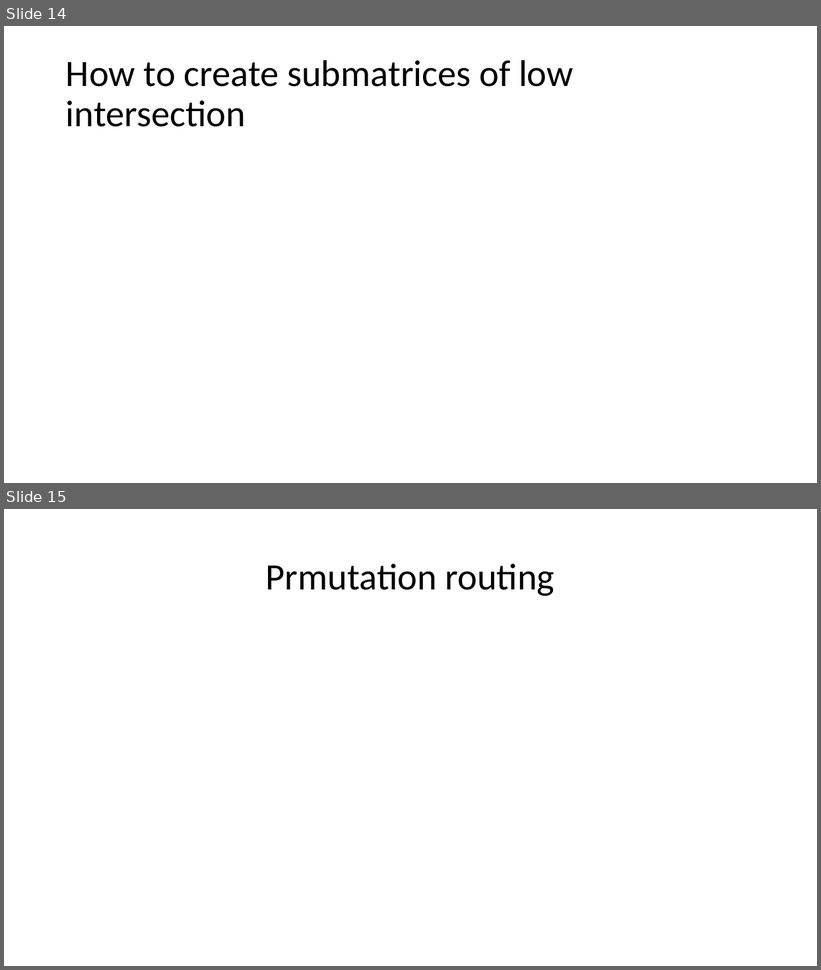
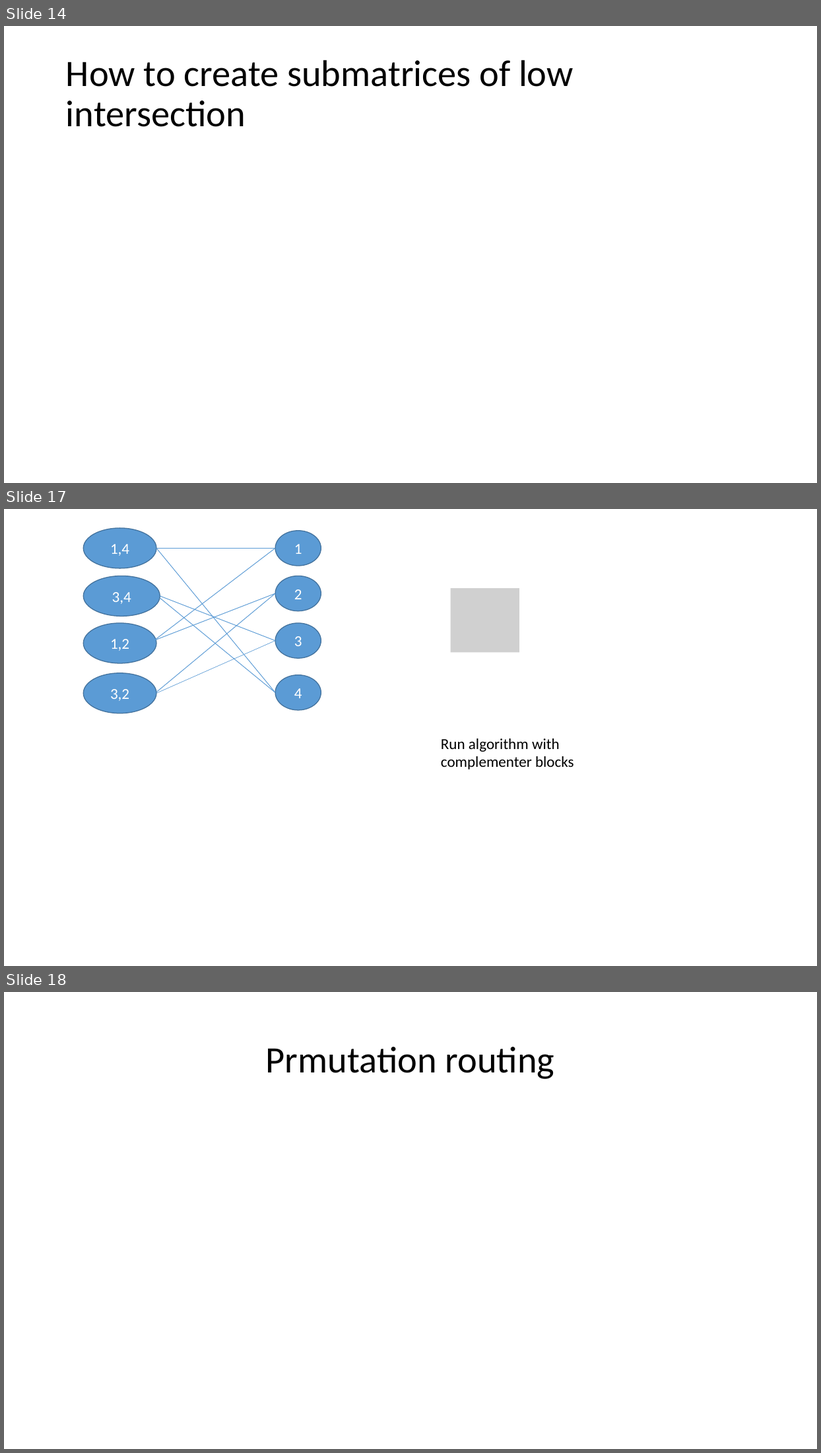
Before and after one commit to nagyandras95/Egyetem, a slide deck: halozatok/Load-Optimal Local Fast Rerouting for Relisient Networks.pptx. Shown one above the other, each under a label of ours: slides 14 and 15 before the commit, slides 14, 17 and 18 after it; the slides between them are not shown. The pictures are 821x970 and 821x1453 pixels, drawn with LibreOffice and Linux fonts; fonts in the diff are those of the drawing; grey boxes stand for pictures. Boxes give left, top, right and bottom in pixels: in the first picture for what was removed or moved away, otherwise in the second. Text is boxed around its words. In the diff, an @@ line names an element or a change of style, - is before the commit and + after.

```diff
--- a/halozatok/Load-Optimal Local Fast Rerouting for Relisient Networks.pptx
+++ b/halozatok/Load-Optimal Local Fast Rerouting for Relisient Networks.pptx
@@ slide 17 added at [4,509,817,966], background #FFFFFF @@
@@ ellipse added at [83,528,156,568], fill #5B9BD5, outline #43739E 1 pt, 18 pt, text #FFFFFF @@
+1,4
@@ line added from (151, 643) to (275, 548), #5B9BD5 0.75 pt @@
@@ line added from (156, 548) to (275, 548), #5B9BD5 0.75 pt @@
@@ line added from (156, 548) to (275, 692), #5B9BD5 0.75 pt @@
@@ ellipse added at [275,530,321,566], fill #5B9BD5, outline #43739E 1 pt, 18 pt, text #FFFFFF @@
+1
@@ ellipse added at [83,576,160,617], fill #5B9BD5, outline #43739E 1 pt, 18 pt, text #FFFFFF @@
+3,4
@@ ellipse added at [275,576,321,611], fill #5B9BD5, outline #43739E 1 pt, 18 pt, text #FFFFFF @@
+2
@@ line added from (153, 641) to (275, 593), #5B9BD5 0.75 pt @@
@@ line added from (156, 692) to (275, 593), #5B9BD5 0.75 pt @@
@@ line added from (160, 596) to (275, 641), #5B9BD5 0.75 pt @@
@@ line added from (160, 598) to (275, 692), #5B9BD5 0.75 pt @@
@@ picture added at [451,588,519,652] @@
@@ ellipse added at [83,623,156,663], fill #5B9BD5, outline #43739E 1 pt, 18 pt, text #FFFFFF @@
+1,2
@@ ellipse added at [275,623,321,658], fill #5B9BD5, outline #43739E 1 pt, 18 pt, text #FFFFFF @@
+3
@@ line added from (156, 693) to (275, 641), #5B9BD5 0.5 pt @@
@@ ellipse added at [83,673,156,714], fill #5B9BD5, outline #43739E 1 pt, 18 pt, text #FFFFFF @@
+3,2
@@ ellipse added at [275,675,321,710], fill #5B9BD5, outline #43739E 1 pt, 18 pt, text #FFFFFF @@
+4
@@ text added at [441,739,574,770], 18 pt, text #000000 @@
+Run algorithm with complementer blocks
@@ what was slide 15 is now slide 18 @@
```
Also in this commit, not shown: 4 slides changed, 2 other slides added.
